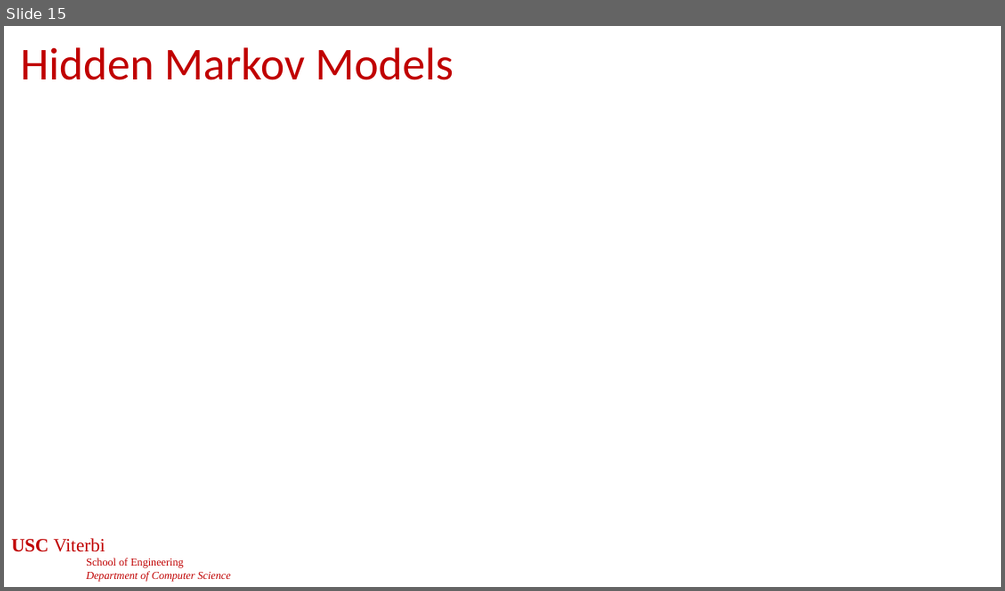
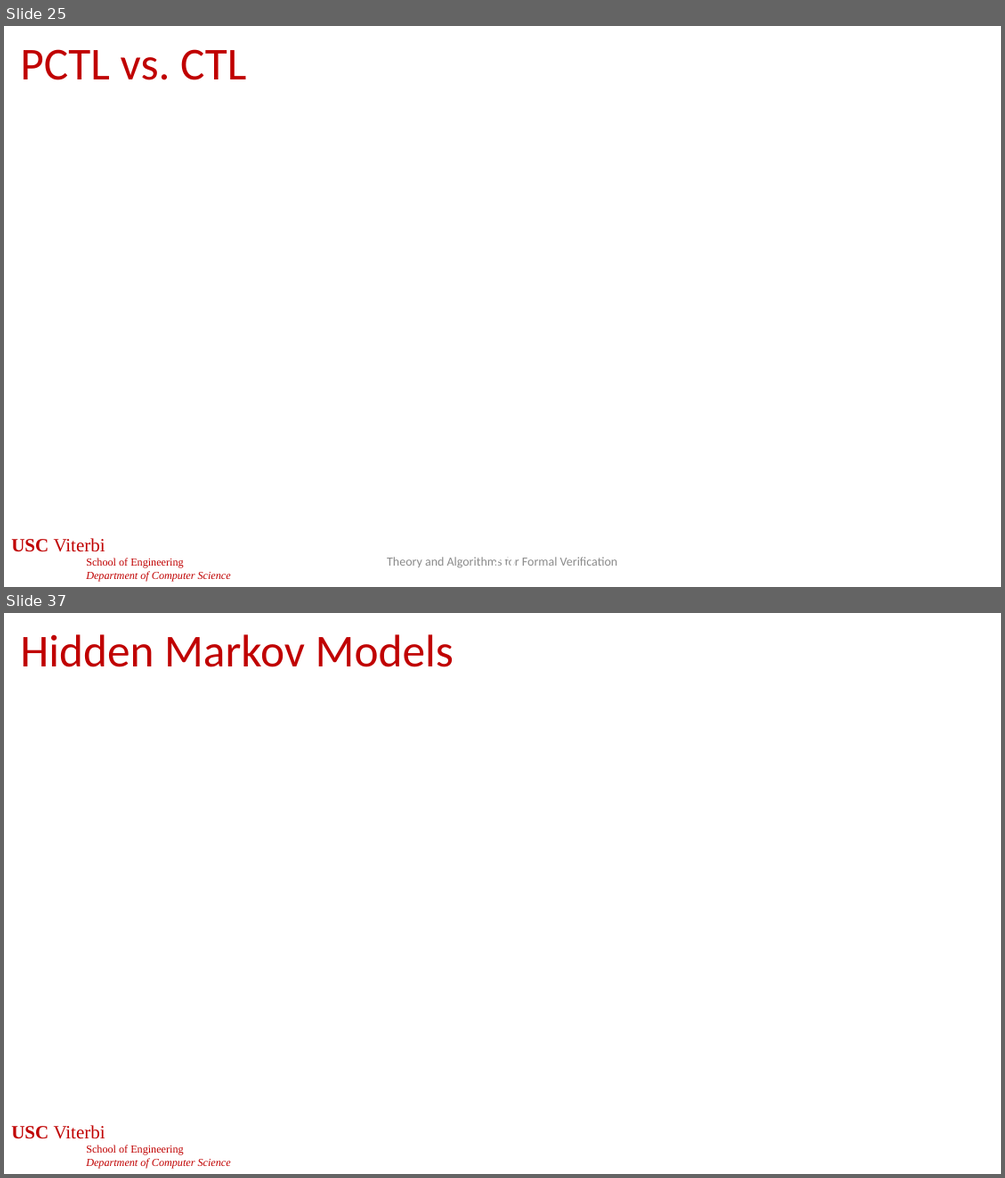
Before and after one commit to jdeshmukh/jdeshmukh.github.io, a slide deck: teaching/cs513slides/lecture9-Probabilistic-Models.pptx. Shown one above the other, each under a label of ours: slide 15 before the commit, slides 25 and 37 after it; the slides between them are not shown. The pictures are 1005x591 and 1005x1178 pixels, drawn with LibreOffice and Linux fonts; fonts in the diff are those of the drawing; grey boxes stand for pictures; background and template pictures are left out. Boxes give left, top, right and bottom in pixels: in the first picture for what was removed or moved away, otherwise in the second. Text is boxed around its words. In the diff, an @@ line names an element or a change of style, - is before the commit and + after.

```diff
--- a/teaching/cs513slides/lecture9-Probabilistic-Models.pptx
+++ b/teaching/cs513slides/lecture9-Probabilistic-Models.pptx
@@ slide 25 added at (4, 26, 1001, 587), background #FFFFFF; not listed: 1 template element that a slide beside it also shows @@
@@ title added at (20, 49, 246, 80), 44 pt, text #C00000 @@
+PCTL vs. CTL
@@ text added at (387, 556, 618, 568), 12 pt, text #8C8C8C @@
+Theory and Algorithms for Formal Verification
@@ page number added at (491, 559, 516, 565), 24 pt, text #FFFFFF @@
+25
@@ what was slide 15 is now slide 37 @@
```
Also in this commit, not shown: 13 slides changed, 12 other slides added.
